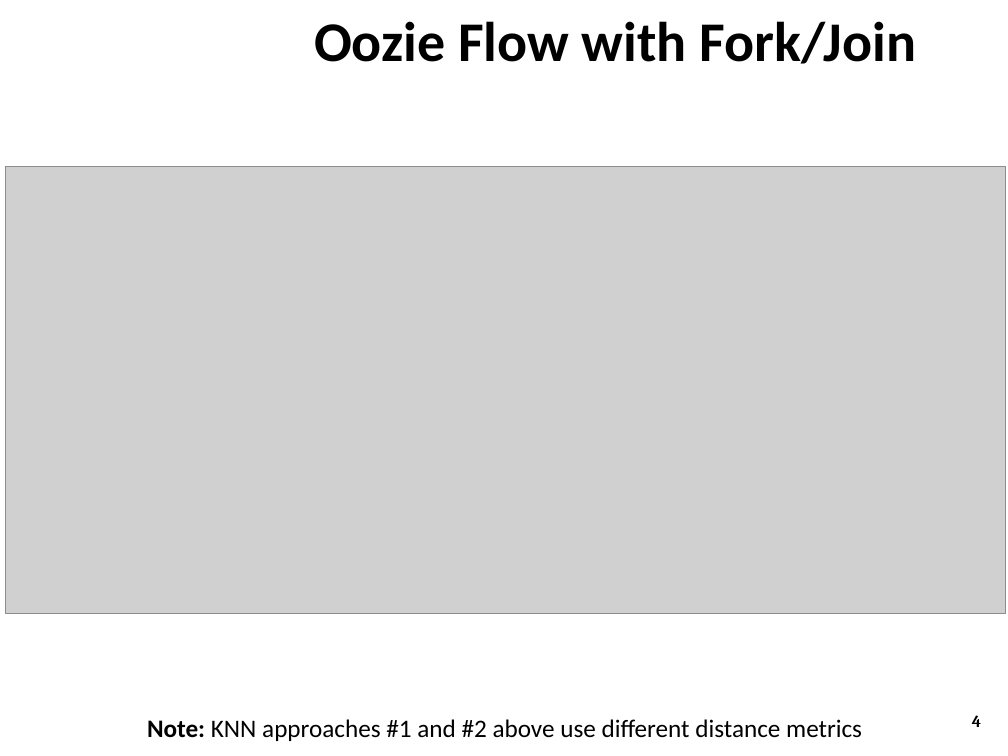
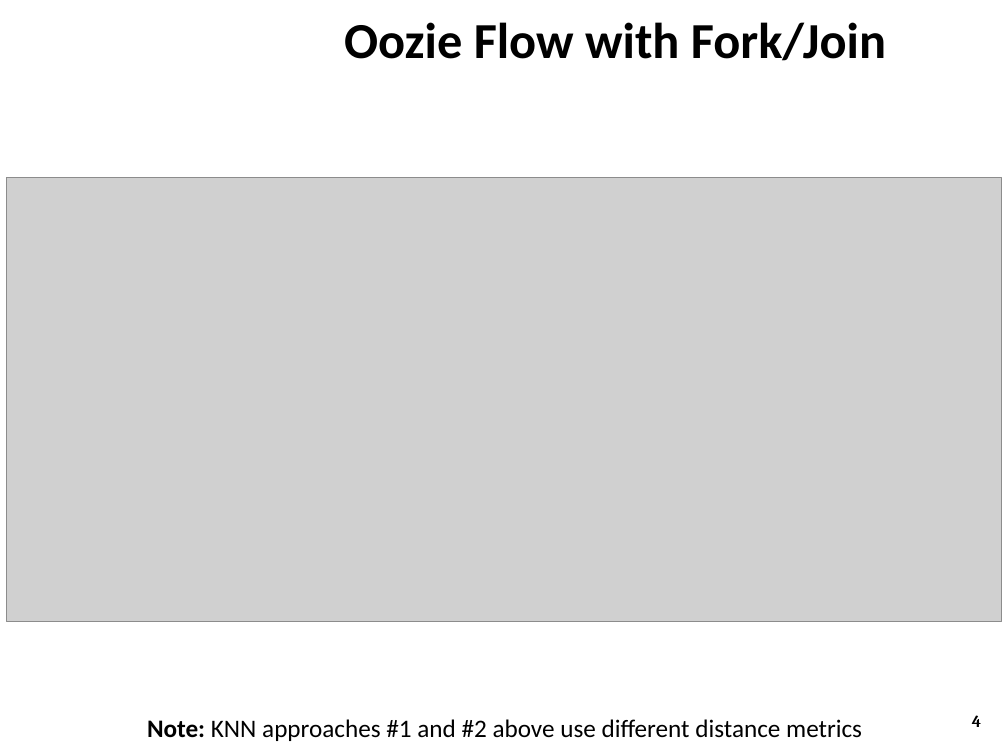
Before and after one commit to ZaydH/CS286_Project, a slide deck: slide 4 of Presentation/CS286 - Ensemble Classifier on AWS.pptx. Drawn at 1008x756 pixels with LibreOffice and Linux fonts; fonts in the diff are those of the drawing; grey boxes stand for pictures; background and template pictures are left out. Boxes give left, top, right and bottom in pixels: in the first picture for what was removed or moved away, otherwise in the second. Text is boxed around its words. In the diff, an @@ line names an element or a change of style, - is before the commit and + after.

Commit message:
Fixing the CS286 presentation graphics that was calling the NB steps in the oozie flow as "Ensemble."  Also changing successive execution to serial execution.

```diff
--- a/Presentation/CS286 - Ensemble Classifier on AWS.pptx
+++ b/Presentation/CS286 - Ensemble Classifier on AWS.pptx
@@ title "Oozie Flow with Fork/Join" at box(344, 22, 886, 61): size 40 to 36 pt @@
@@ picture: place and size @@
-picture at box(5, 167, 1005, 614)
+picture at box(6, 177, 1001, 622)
```
Also in this commit, not shown: 4 other slides changed, 1 other file.
